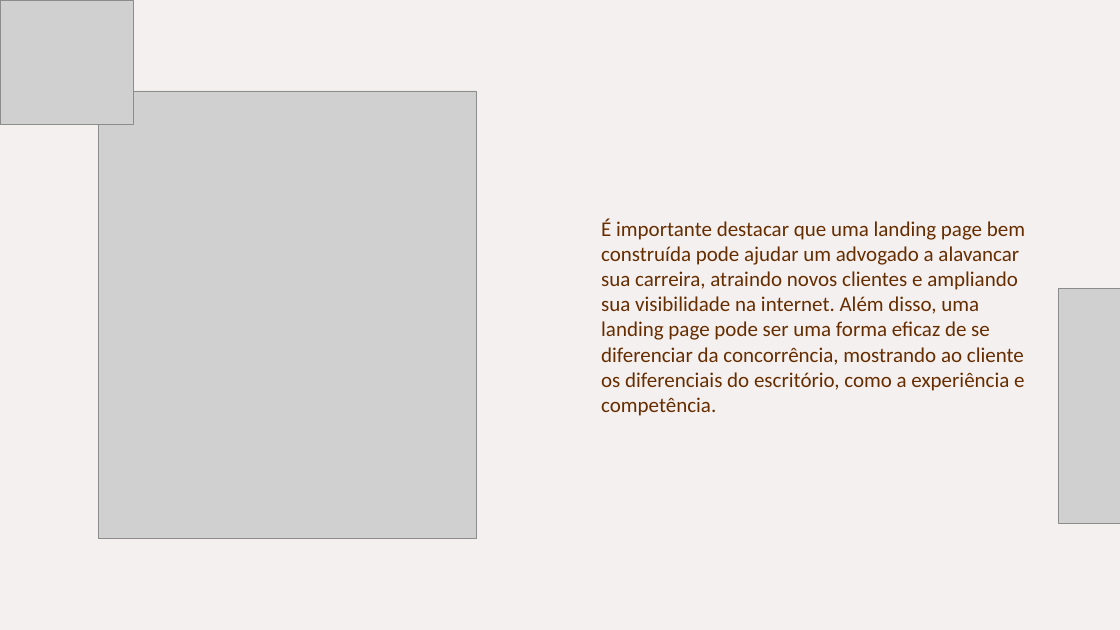
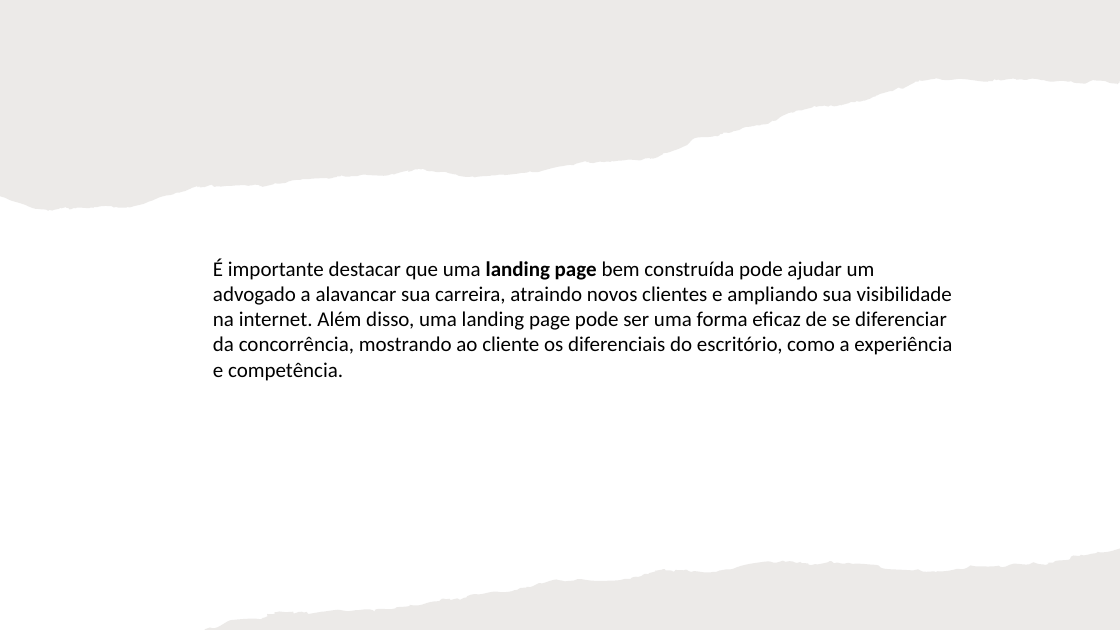
Before and after one commit to slesbel/Design-Studio, a slide deck: slide 15 of lawyer/guia_para_advogados.pptx. Drawn at 1120x630 pixels with LibreOffice and Linux fonts; fonts in the diff are those of the drawing; grey boxes stand for pictures. Boxes give left, top, right and bottom in pixels: in the first picture for what was removed or moved away, otherwise in the second. Text is boxed around its words. In the diff, an @@ line names an element or a change of style, - is before the commit and + after.

```diff
--- a/lawyer/guia_para_advogados.pptx
+++ b/lawyer/guia_para_advogados.pptx
@@ picture removed at [0,0,133,124] @@
@@ rectangle added at [0,0,1120,630], fill #FFFFFF @@
@@ freeform shape added at [0,0,1120,211], fill #82766A at 15% opacity @@
@@ picture removed at [99,91,477,539] @@
@@ text "É importante destacar que uma ...": place and size @@
-text "É importante destacar que uma ..." at [601,218,1025,416]
+text "É importante destacar que uma ..." at [213,258,952,381]
@@ text "É importante destacar que uma ..." at [213,258,952,381]: text colour #662E00 to #000000; bold on in "landing page" @@
@@ picture removed at [1059,289,1120,523] @@
@@ freeform shape added at [204,549,1120,630], fill #82766A at 15% opacity @@
```
Also in this commit, not shown: 14 other slides changed, 3 slides added, 2 other files.
